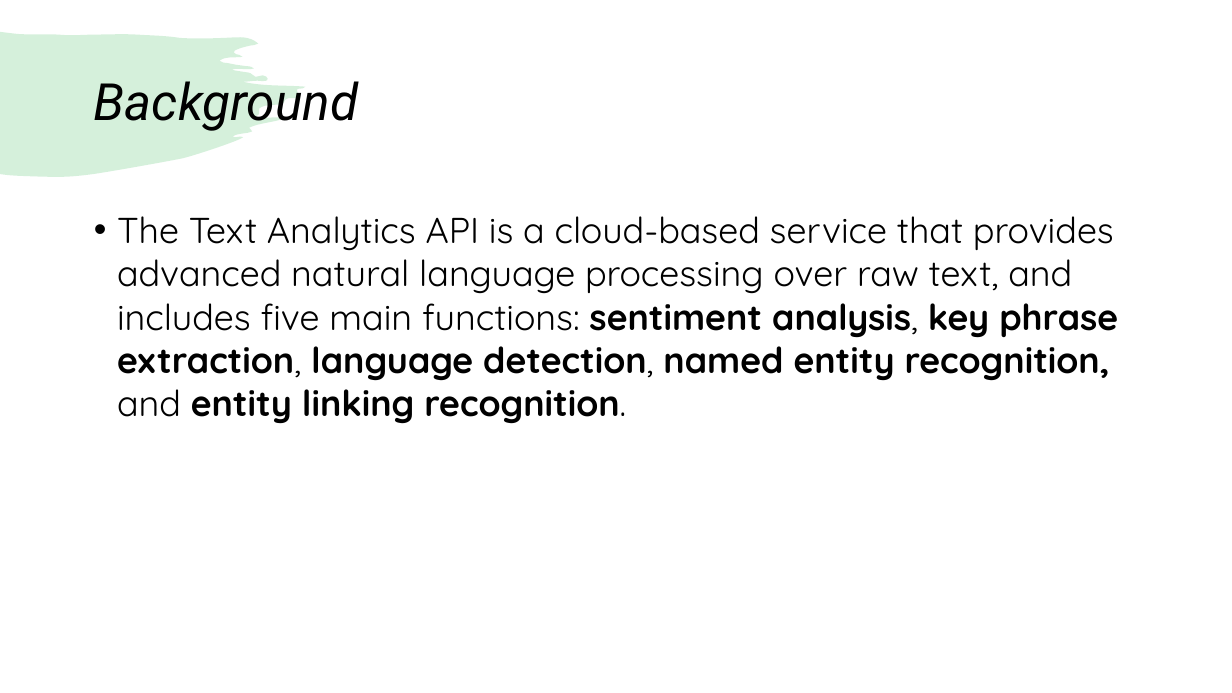
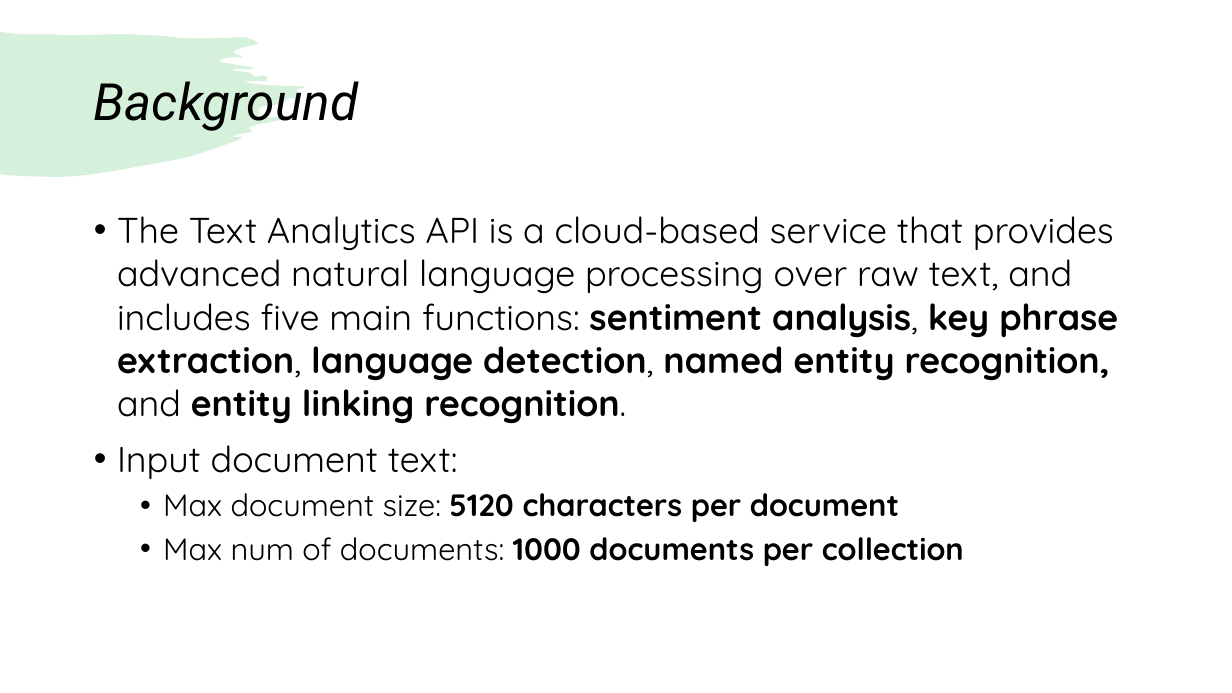
Before and after one commit to mssfang/TextAnalyticsDemo, a slide deck: slide 3 of Text Analytics SDK.pptm. Drawn at 1232x693 pixels with LibreOffice and Linux fonts; fonts in the diff are those of the drawing. Boxes give left, top, right and bottom in pixels: in the first picture for what was removed or moved away, otherwise in the second. Text is boxed around its words. In the diff, an @@ line names an element or a change of style, - is before the commit and + after.

```diff
--- a/Text Analytics SDK.pptm
+++ b/Text Analytics SDK.pptm
@@ text at (117, 445, 964, 566): paragraphs added @@
+• Input document text:
+  • Max document size: 5120 characters per document
+  • Max num of documents: 1000 documents per collection
```
Also in this commit, not shown: 6 other slides changed, 1 slide added, 1 other file.
